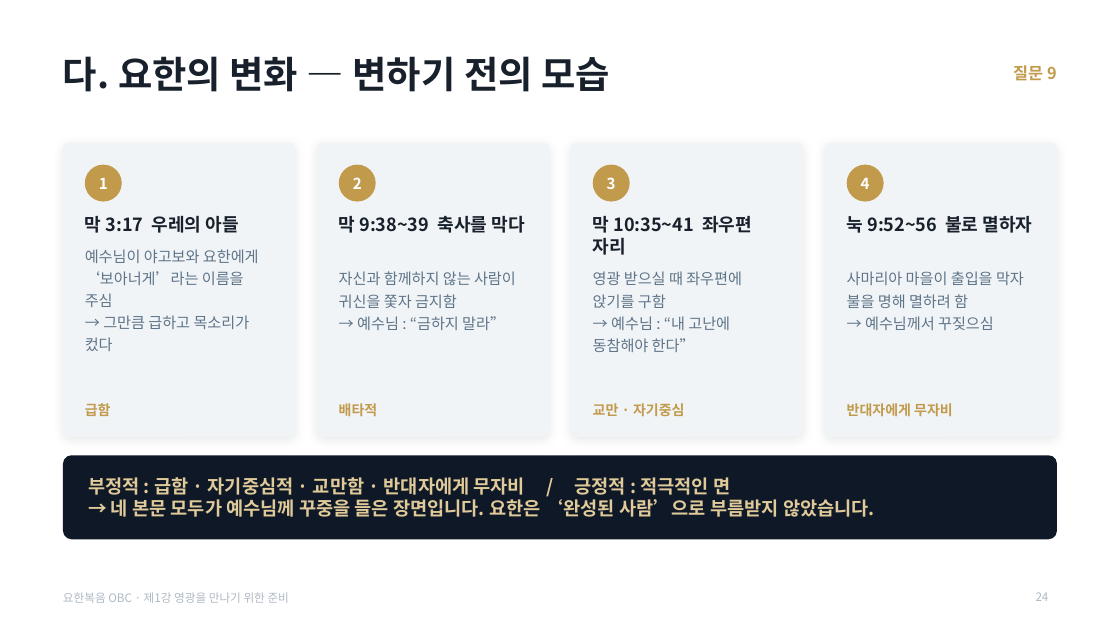
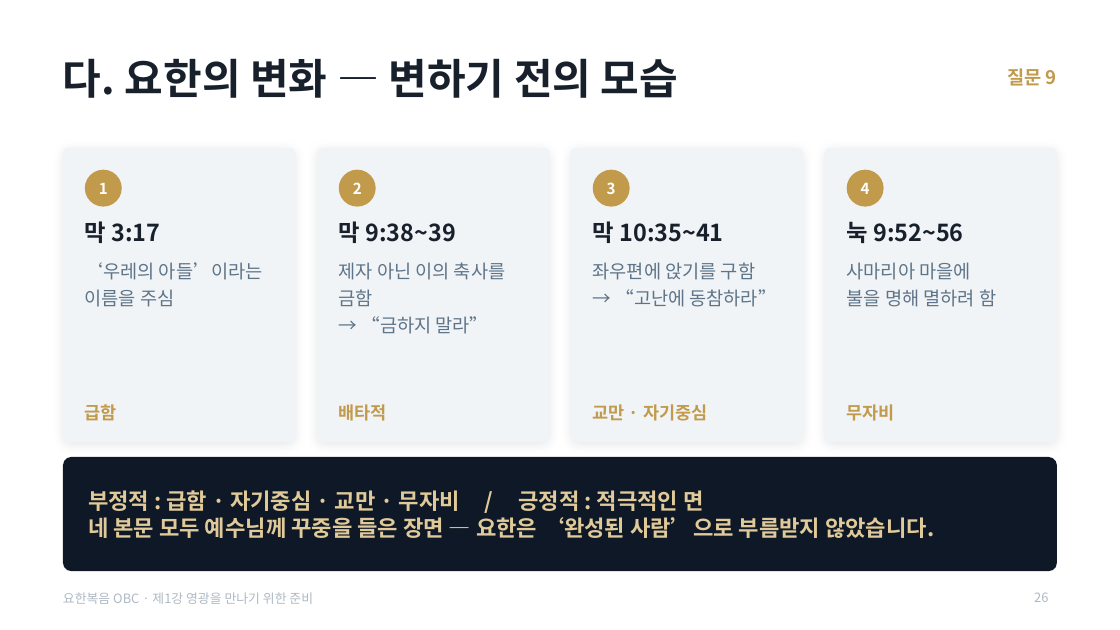
Before and after one commit to mio-modu/bible_GospelofJohn, a slide deck: slide 26 of dist/요한복음_1강_영광을_만나기_위한_준비.pptx (slide 24 before the commit). Drawn at 1120x630 pixels with LibreOffice and Linux fonts; fonts in the diff are those of the drawing. Boxes give left, top, right and bottom in pixels: in the first picture for what was removed or moved away, otherwise in the second. Text is boxed around its words. In the diff, an @@ line names an element or a change of style, - is before the commit and + after.

```diff
--- a/dist/요한복음_1강_영광을_만나기_위한_준비.pptx
+++ b/dist/요한복음_1강_영광을_만나기_위한_준비.pptx
@@ title "다. 요한의 변화 — 변하기 ..." at [63,58,678,98]: size 32 to 36 pt @@
@@ text "질문 9" at [1007,68,1057,86]: size 14 to 16 pt @@
@@ 4 texts, 4 rounded rectangles, 4 ellipses: place and size @@
-4 texts, 4 rounded rectangles, 4 ellipses at [63,143,1057,437]
+4 texts, 4 rounded rectangles, 4 ellipses at [63,148,1057,442]
@@ text at [85,221,161,243]: text changed; size 15.5 to 20 pt @@
-막 3:17 우레의 아들
+막 3:17
@@ text at [339,221,456,243]: text changed; size 15.5 to 20 pt @@
-막 9:38~39 축사를 막다
+막 9:38~39
@@ text at [593,221,724,243]: text changed; size 15.5 to 20 pt @@
-막 10:35~41 좌우편 자리
+막 10:35~41
@@ text at [847,221,963,243]: text changed; size 15.5 to 20 pt @@
-눅 9:52~56 불로 멸하자
+눅 9:52~56
@@ text at [85,262,263,307]: text changed; size 13 to 16 pt @@
-예수님이 야고보와 요한에게 ‘보아너게’라는 이름을 주심
-→ 그만큼 급하고 목소리가 컸다
+‘우레의 아들’이라는
+이름을 주심
@@ text at [339,262,505,334]: text changed; size 13 to 16 pt @@
-자신과 함께하지 않는 사람이 귀신을 쫓자 금지함
-→ 예수님 : “금하지 말라”
+제자 아닌 이의 축사를 금함
+→ “금하지 말라”
@@ text at [593,262,777,307]: text changed; size 13 to 16 pt @@
-영광 받으실 때 좌우편에 앉기를 구함
-→ 예수님 : “내 고난에 동참해야 한다”
+좌우편에 앉기를 구함
+→ “고난에 동참하라”
@@ text at [847,262,996,307]: text changed; size 13 to 16 pt @@
-사마리아 마을이 출입을 막자 불을 명해 멸하려 함
-→ 예수님께서 꾸짖으심
+사마리아 마을에
+불을 명해 멸하려 함
@@ size 12 to 15 pt in 3 elements at [339,404,387,421], [593,404,707,421], [85,404,117,421] @@
@@ text at [847,404,895,421]: text changed; size 12 to 15 pt @@
-반대자에게 무자비
+무자비
@@ rounded rectangle: place and size @@
-rounded rectangle at [63,455,1057,539]
+rounded rectangle at [63,457,1057,571]
@@ rounded rectangle at [63,457,1057,571]: proportions changed @@
@@ text at [88,490,934,538]: text changed; size 16 to 19 pt @@
-부정적 : 급함 · 자기중심적 · 교만함 · 반대자에게 무자비 / 긍정적 : 적극적인 면
-→ 네 본문 모두가 예수님께 꾸중을 들은 장면입니다. 요한은 ‘완성된 사람’으로 부름받지 않았습니다.
+부정적 : 급함 · 자기중심 · 교만 · 무자비 / 긍정적 : 적극적인 면
+네 본문 모두 예수님께 꾸중을 들은 장면 — 요한은 ‘완성된 사람’으로 부름받지 않았습니다.
@@ text "요한복음 OBC · 제1강 영광을 ..." at [63,592,313,604]: size 10 to 11 pt @@
@@ page number at [1034,592,1048,602]: text changed; size 10 to 11 pt @@
-24
+26
```
Also in this commit, not shown: 43 other slides changed, 4 slides added, 8 other files.
